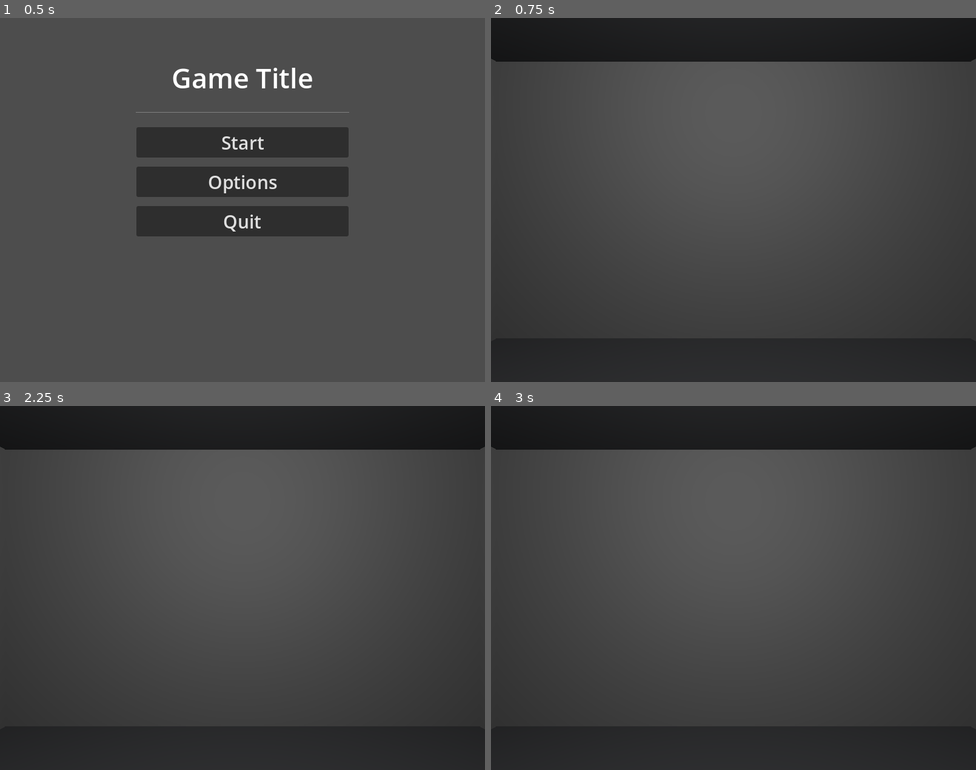
Above: before the commit, frames 1-4 (two rows, left to right).
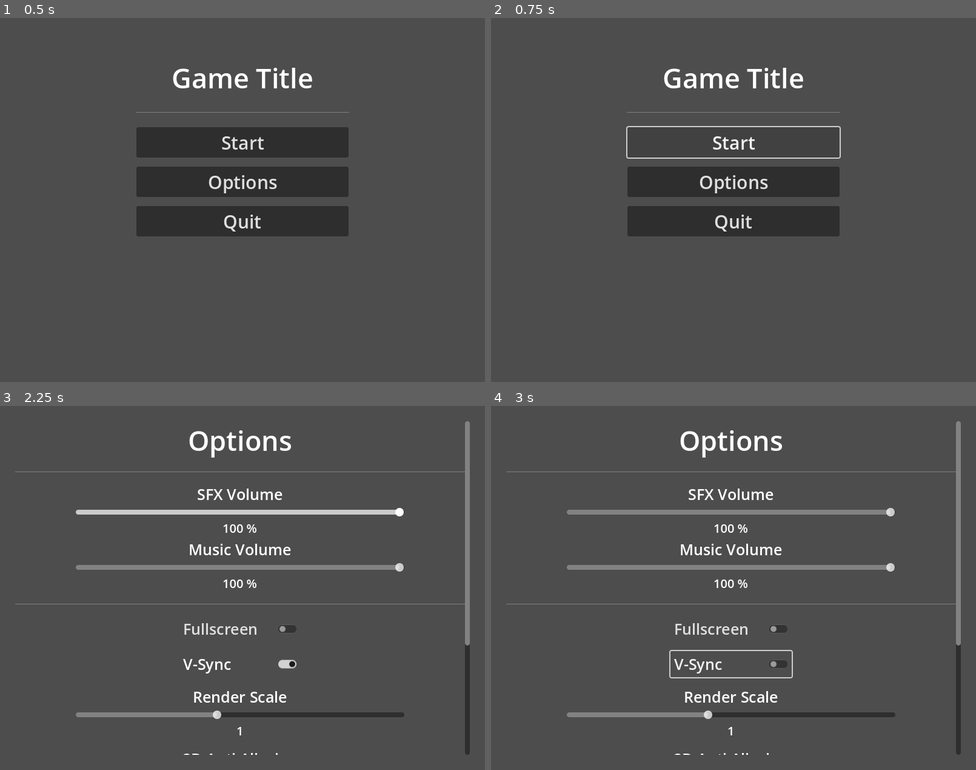
Above: after the commit, the same moments.

Repository: HipyCas/etsiit-jam-2024
Game: Godot game, scene res://addons/EasyMenus/Scenes/main_menu.tscn
The game is run twice, just before and just after one commit, with the same random seed, the same clock (stepped at 60 frames per second) and the same inputs.
Inputs (mouse positions are in pixels of both pictures, inside the frame that each line leads up to):
- Up to frame 1 (0.5 s): no input
- Up to frame 2 (0.75 s): click "Start" at 0.5 s
- Up to frame 3 (2.25 s): click (242, 529) at 1.25 s, where only the run after the commit has a clickable "Start"; click (242, 569) at 2 s, where only the run after the commit has a clickable "Options"
- Up to frame 4 (3 s): click (733, 664) at 2.75 s, where only the run after the commit has a clickable "V-Sync"

Frame 1 is identical in both runs. In frame 2, 34% of the frame differs, in the area x 0-100%, y 0-100%; in frame 3, 30%; in frame 4, 30%.

Commit message:
main scene changes

Diff:
--- a/main_starship.tscn
+++ b/main_starship.tscn
@@ -1,6 +1,7 @@
-[gd_scene load_steps=9 format=3 uid="uid://bxoxj0vxis68c"]
+[gd_scene load_steps=12 format=3 uid="uid://bxoxj0vxis68c"]
 
-[ext_resource type="Script" path="res://Camera3D.gd" id="1_q0863"]
+[ext_resource type="Script" path="res://Camera3D.gd" id="1_r3w0c"]
+[ext_resource type="Script" path="res://StaticBody3D.gd" id="2_xoilg"]
 
 [sub_resource type="StandardMaterial3D" id="StandardMaterial3D_ww7n5"]
 albedo_color = Color(0.36556, 0.370319, 0.383385, 1)
@@ -21,6 +22,10 @@
 reflected_light_source = 1
 
 [sub_resource type="BoxMesh" id="BoxMesh_snloj"]
+
+[sub_resource type="BoxShape3D" id="BoxShape3D_0r0yk"]
+
+[sub_resource type="BoxShape3D" id="BoxShape3D_kig1v"]
 
 [node name="Main" type="Node3D"]
 
@@ -72,13 +77,17 @@
 [node name="WorldEnvironment" type="WorldEnvironment" parent="."]
 environment = SubResource("Environment_jx23b")
 
-[node name="MeshInstance3D" type="MeshInstance3D" parent="."]
+[node name="StaticBody3D" type="StaticBody3D" parent="."]
+script = ExtResource("2_xoilg")
+
+[node name="MeshInstance3D" type="MeshInstance3D" parent="StaticBody3D"]
 transform = Transform3D(1, 0, 0, 0, 0.614599, 0, 0, 0, 0.592307, 0, 0.587148, -1.93296)
 mesh = SubResource("BoxMesh_snloj")
+skeleton = NodePath("../..")
 
-[node name="MeshInstance3D2" type="MeshInstance3D" parent="."]
-transform = Transform3D(0.72873, 0, 0.405613, 0, 0.614599, 0, -0.684802, 0, 0.431632, 2.44555, 0.587148, -0.752278)
-mesh = SubResource("BoxMesh_snloj")
+[node name="CollisionShape3D" type="CollisionShape3D" parent="StaticBody3D"]
+transform = Transform3D(1, 0, 0, 0, 0.614599, 0, 0, 0, 0.592307, 0, 0.587148, -1.93296)
+shape = SubResource("BoxShape3D_0r0yk")
 
 [node name="MeshInstance3D3" type="MeshInstance3D" parent="."]
 transform = Transform3D(-0.013989, 0.413057, 0.438514, 0.994958, 0.0509449, -0.0334341, -0.0993054, 0.452239, -0.396755, 2.44555, 0.587148, 0.134942)
@@ -95,3 +104,21 @@
 [node name="MeshInstance3D6" type="MeshInstance3D" parent="."]
 transform = Transform3D(-0.0485388, -0.0556164, 0.589175, 0.998494, -0.0183728, 0.0272484, 0.0255729, 0.611802, 0.0543781, 0.724141, 0.596713, 2.47584)
 mesh = SubResource("BoxMesh_snloj")
+
+[node name="StaticBody3D2" type="StaticBody3D" parent="."]
+transform = Transform3D(1, 0, 0, 0, 1, 0, 0, 0, 1, 2.14519, 0.00443721, -0.67964)
+script = ExtResource("2_xoilg")
+
+[node name="MeshInstance3D2" type="MeshInstance3D" parent="StaticBody3D2"]
+transform = Transform3D(0.72873, 0, 0.684802, 0, 1, 0, -0.684802, 0, 0.72873, 0, 0, 0)
+mesh = SubResource("BoxMesh_snloj")
+skeleton = NodePath("../..")
+
+[node name="CollisionShape3D" type="CollisionShape3D" parent="StaticBody3D2"]
+transform = Transform3D(0.728969, 0, 0.684547, 0, 1, 0, -0.684547, 0, 0.728969, 0, 0, 0)
+shape = SubResource("BoxShape3D_kig1v")
+
+[connection signal="input_event" from="StaticBody3D" to="StaticBody3D" method="_on_input_event"]
+[connection signal="mouse_entered" from="StaticBody3D" to="StaticBody3D" method="_on_mouse_entered"]
+[connection signal="input_event" from="StaticBody3D2" to="StaticBody3D2" method="_on_input_event"]
+[connection signal="mouse_entered" from="StaticBody3D2" to="StaticBody3D2" method="_on_mouse_entered"]
